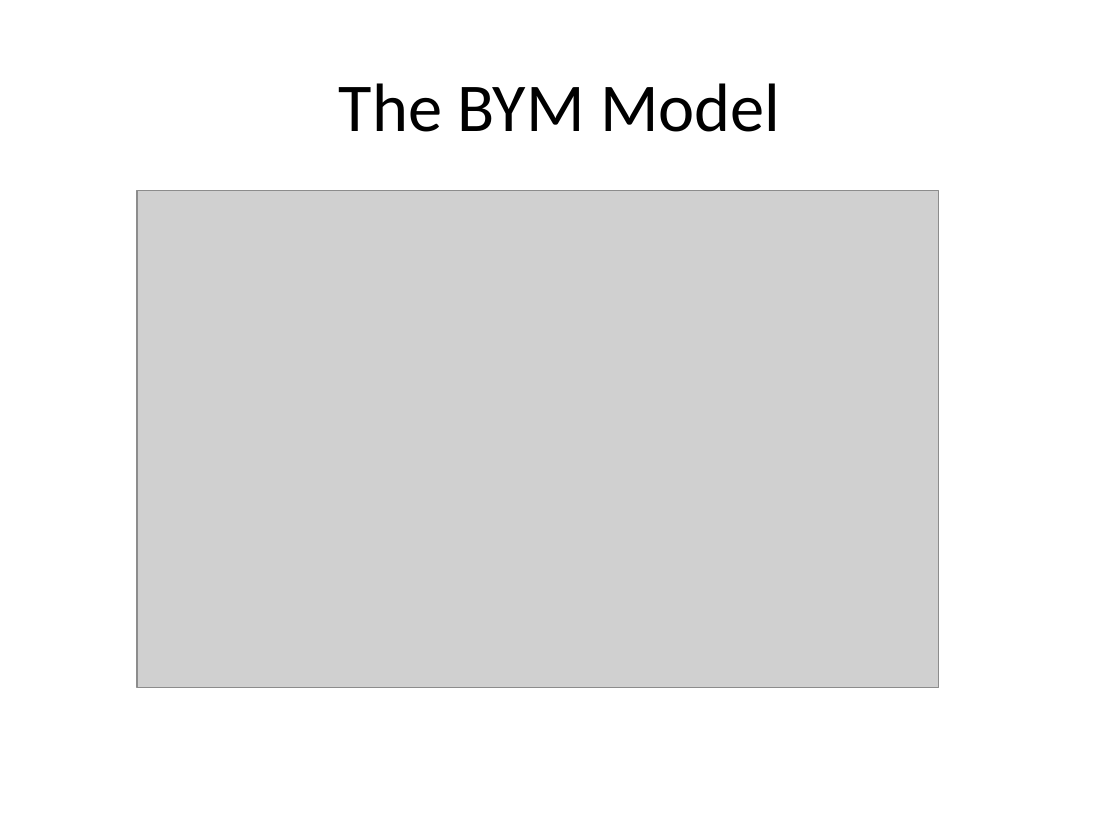
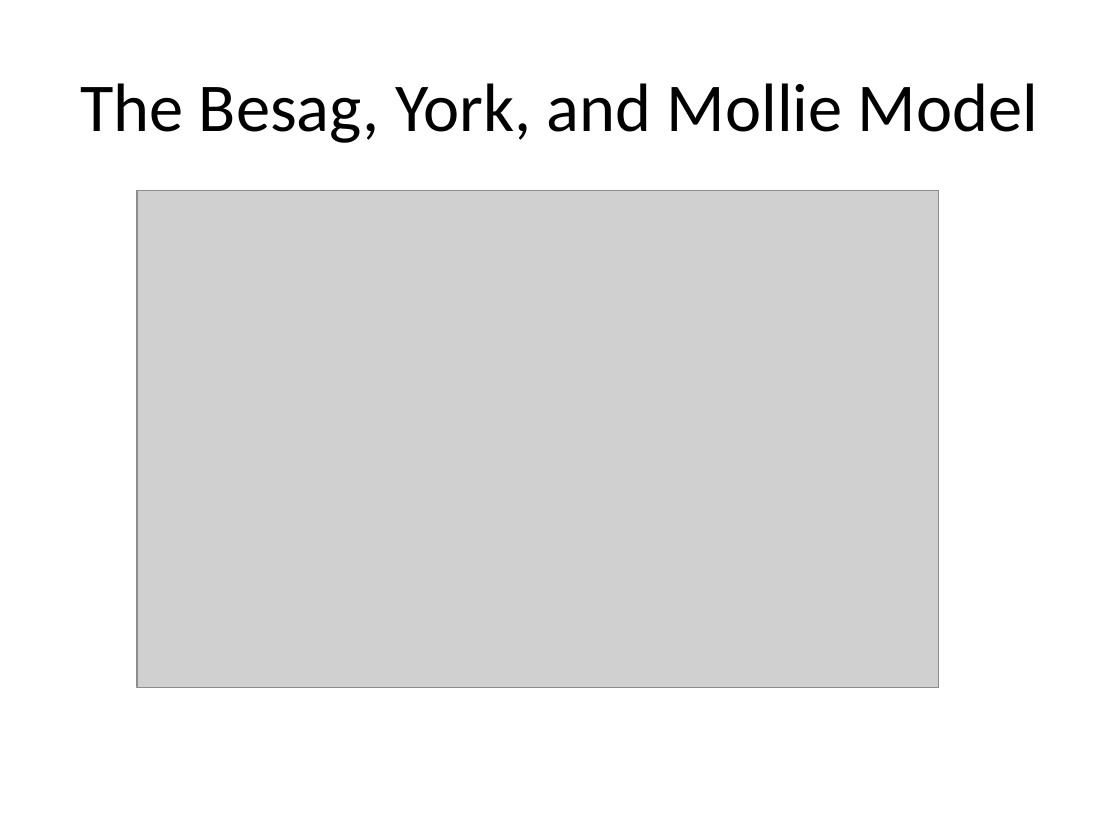
Before and after one commit to mertz2001/stat-inference, a slide deck: slide 6 of STAT3013 Project draft5.pptx. Drawn at 1120x840 pixels with LibreOffice and Linux fonts; fonts in the diff are those of the drawing; grey boxes stand for pictures. Boxes give left, top, right and bottom in pixels: in the first picture for what was removed or moved away, otherwise in the second. Text is boxed around its words. In the diff, an @@ line names an element or a change of style, - is before the commit and + after.

```diff
--- a/STAT3013 Project draft5.pptx
+++ b/STAT3013 Project draft5.pptx
@@ title at [80,83,1038,143]: text changed @@
-The BYM Model
+The Besag, York, and Mollie Model
```
Also in this commit, not shown: 5 other slides changed, 1 slide added, 1 other file.
